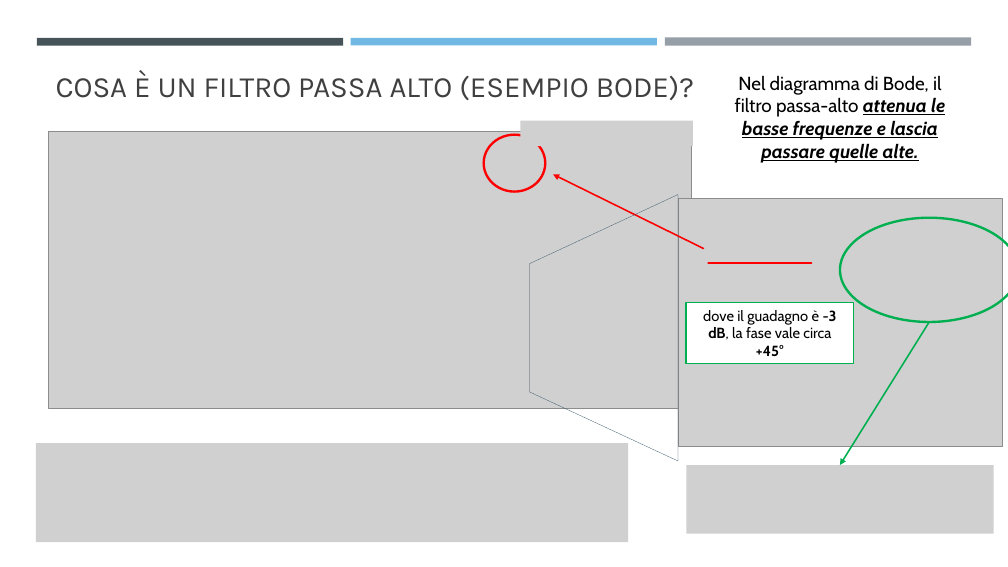
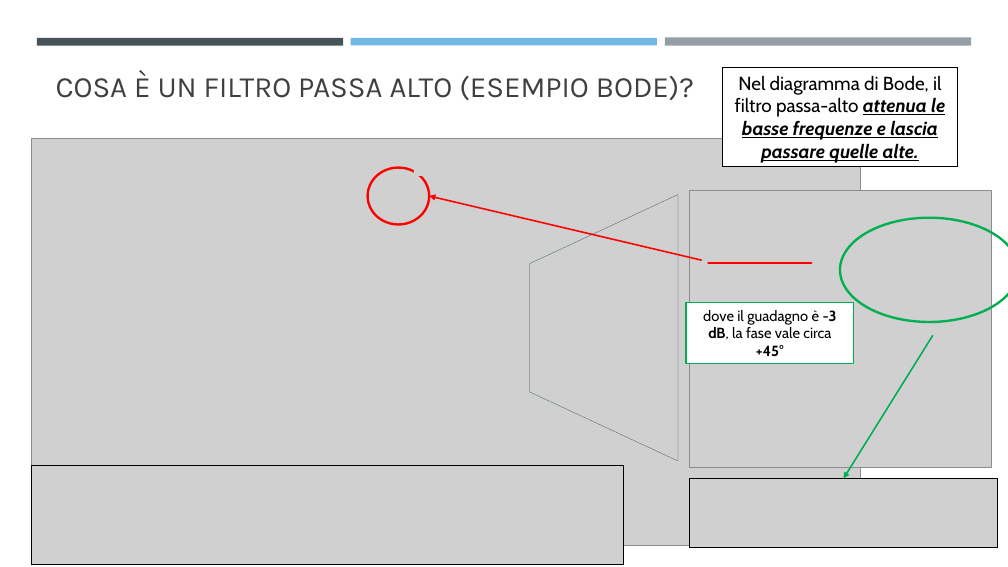
Before and after one commit to RiccardoSC2050/Progetto-sistemi-elettronici, a slide deck: slide 3 of presentazione/Studio filtro passa alto (HP).pptx. Drawn at 1008x567 pixels with LibreOffice and Linux fonts; fonts in the diff are those of the drawing; grey boxes stand for pictures. Boxes give left, top, right and bottom in pixels: in the first picture for what was removed or moved away, otherwise in the second. Text is boxed around its words. In the diff, an @@ line names an element or a change of style, - is before the commit and + after.

```diff
--- a/presentazione/Studio filtro passa alto (HP).pptx
+++ b/presentazione/Studio filtro passa alto (HP).pptx
@@ rectangle "Nel diagramma di Bode, il ...": place and size @@
-rectangle "Nel diagramma di Bode, il ..." at (735, 75, 945, 163)
+rectangle "Nel diagramma di Bode, il ..." at (723, 67, 958, 166)
@@ rectangle "Nel diagramma di Bode, il ..." at (723, 67, 958, 166): fill none to #FFFFFF; outline none to #000000 0.75 pt @@
@@ picture: place and size @@
-picture at (48, 132, 692, 408)
+picture at (32, 138, 861, 545)
@@ picture removed at (520, 121, 693, 147) @@
@@ ellipse: place and size @@
-ellipse at (484, 135, 545, 191)
+ellipse at (368, 168, 429, 225)
@@ picture added at (414, 150, 586, 176) @@
@@ arrow moved from (704, 249) - (553, 175) to (702, 260) - (430, 196) @@
@@ picture: place and size @@
-picture at (678, 199, 1003, 447)
+picture at (690, 191, 991, 468)
@@ arrow moved from (929, 322) - (840, 465) to (933, 336) - (844, 479) @@
@@ picture: place and size @@
-picture at (36, 443, 628, 542)
+picture at (32, 466, 625, 565)
@@ picture: place and size @@
-picture at (687, 465, 994, 534)
+picture at (690, 479, 997, 547)
```
Also in this commit, not shown: 7 slides added, 8 other files.
